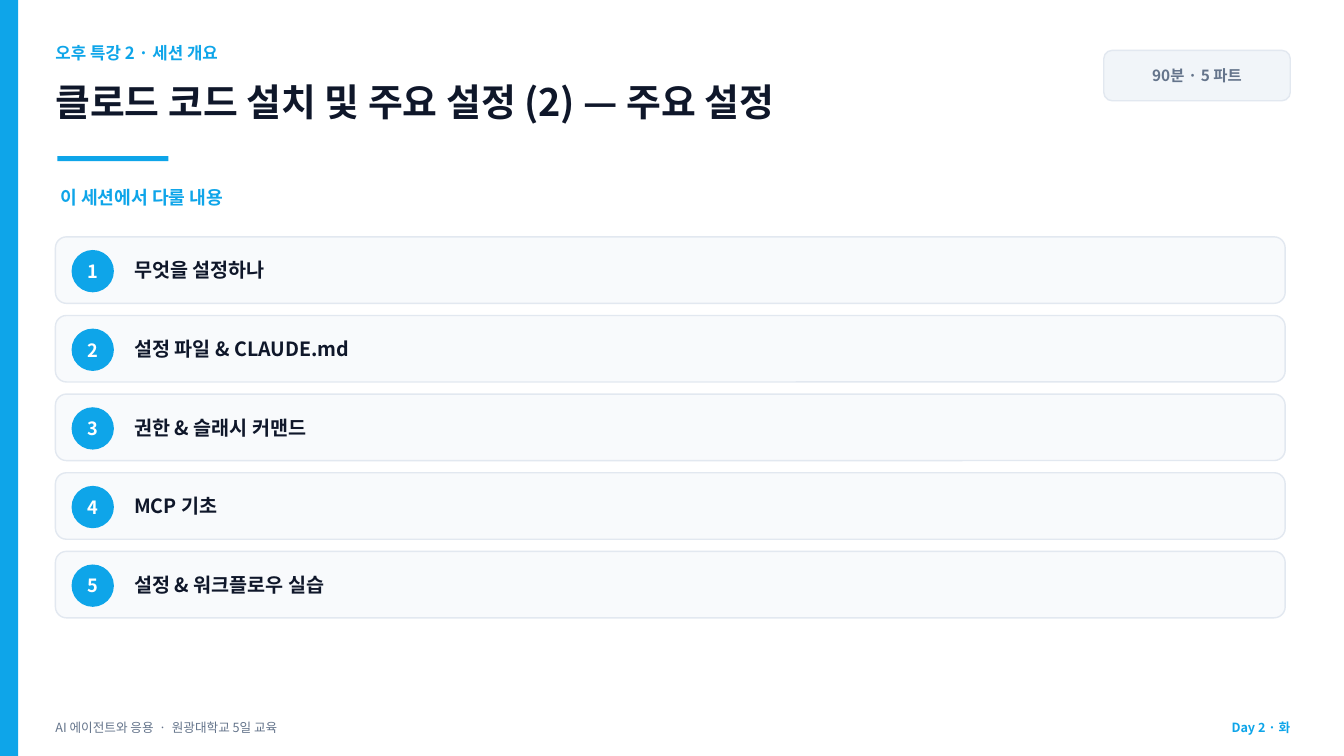
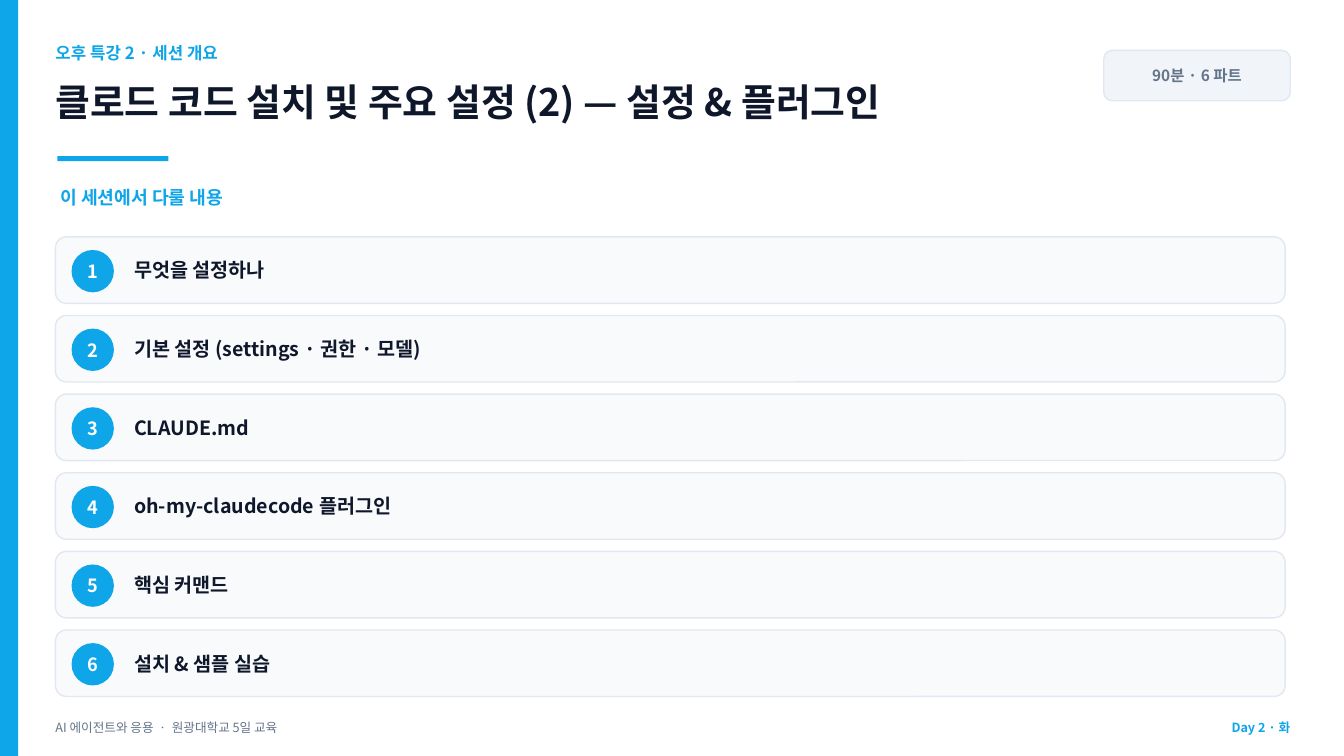
Before and after one commit to jyshin-22/wku-ai-agent-program, a slide deck: slide 26 of slides/day2.pptx (slide 24 before the commit). Drawn at 1344x756 pixels with LibreOffice and Linux fonts; fonts in the diff are those of the drawing. Boxes give left, top, right and bottom in pixels: in the first picture for what was removed or moved away, otherwise in the second. Text is boxed around its words. In the diff, an @@ line names an element or a change of style, - is before the commit and + after.

```diff
--- a/slides/day2.pptx
+++ b/slides/day2.pptx
@@ text at (55, 84, 880, 124): text changed @@
-클로드 코드 설치 및 주요 설정 (2) — 주요 설정
+클로드 코드 설치 및 주요 설정 (2) — 설정 & 플러그인
@@ text at (1152, 68, 1241, 83): text changed @@
-90분 · 5 파트
+90분 · 6 파트
@@ text at (134, 339, 421, 361): text changed @@
-설정 파일 & CLAUDE.md
+기본 설정 (settings · 권한 · 모델)
@@ text at (134, 419, 249, 436): text changed @@
-권한 & 슬래시 커맨드
+CLAUDE.md
@@ text at (134, 496, 391, 518): text changed @@
-MCP 기초
+oh-my-claudecode 플러그인
@@ text at (134, 575, 229, 594): text changed @@
-설정 & 워크플로우 실습
+핵심 커맨드
@@ rounded rectangle added at (55, 630, 1286, 697), fill #F8FAFC, outline #E2E8F0 1 pt @@
@@ ellipse added at (72, 643, 114, 686), fill #0EA5E9 @@
@@ text added at (87, 657, 98, 672), 13 pt, text #FFFFFF, bold @@
+6
@@ text added at (134, 654, 270, 673), 14 pt, text #0F172A, bold @@
+설치 & 샘플 실습
```
Also in this commit, not shown: 15 other slides changed, 4 slides added, 7 other files.
